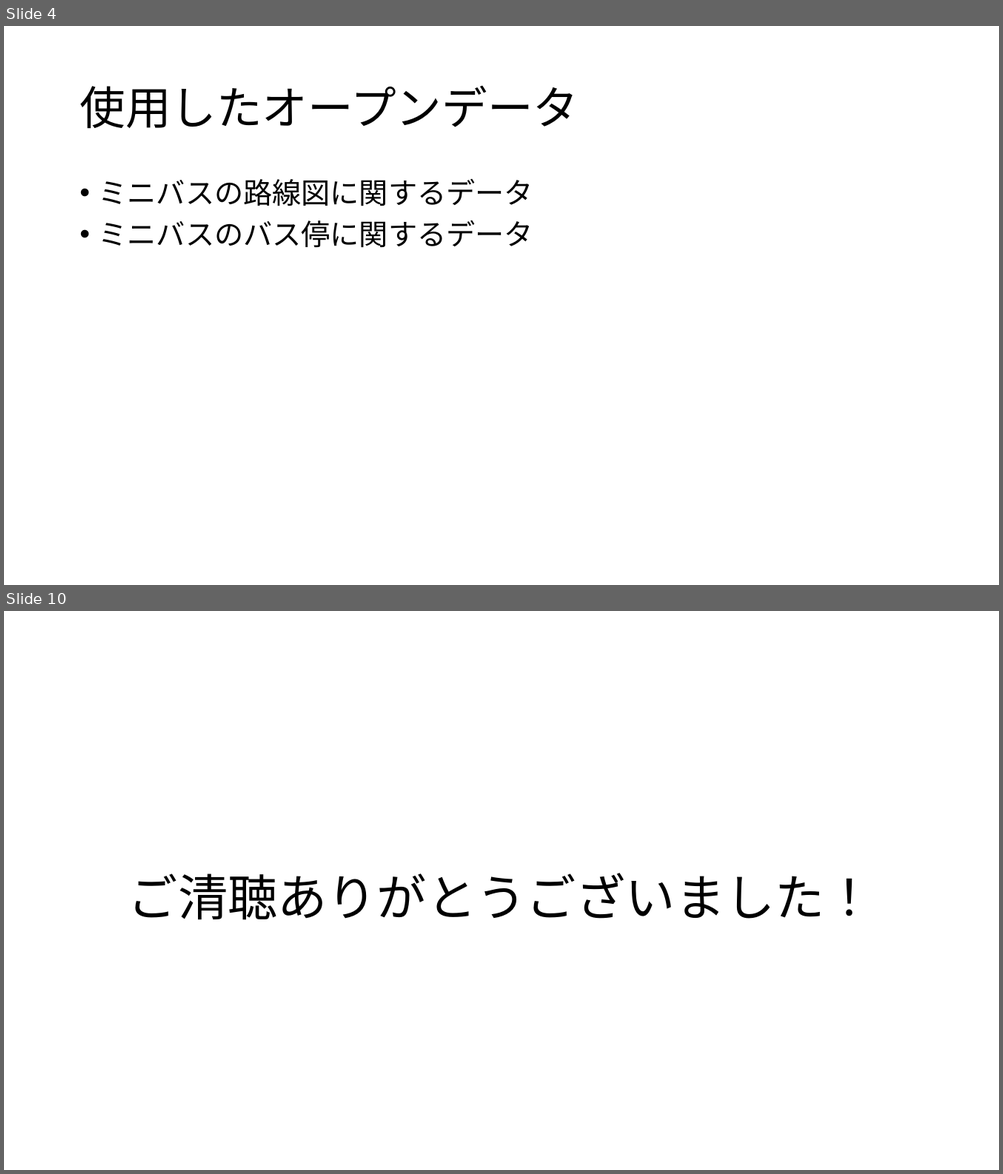
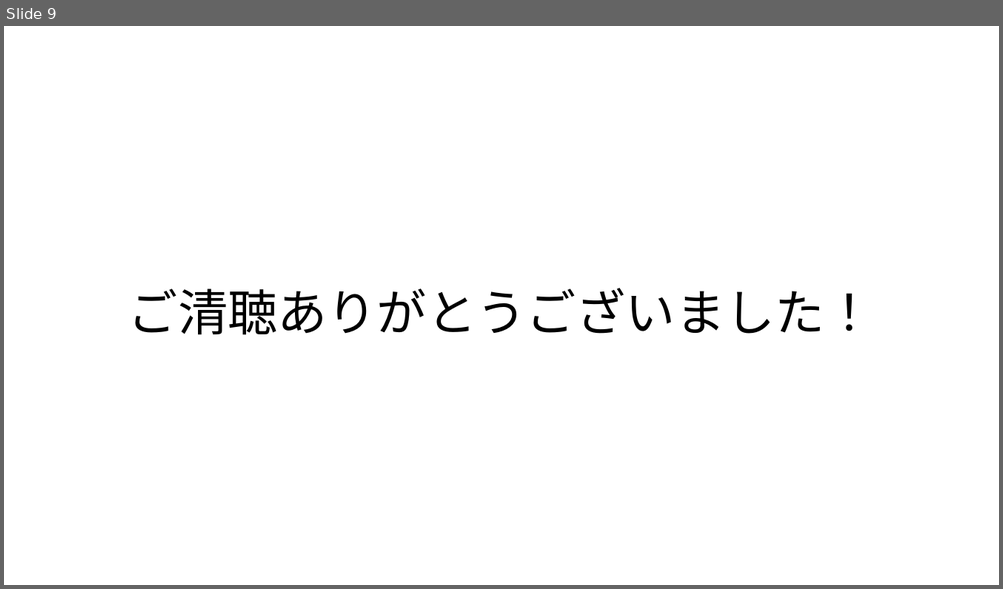
Before and after one commit to sfdn-class/HinoMiniBus, a slide deck: design/powerpoint/ミニバス旅.pptx. Shown one above the other, each under a label of ours: slides 4 and 10 before the commit, slide 9 after it; the slides between them are not shown. The pictures are 1003x1174 and 1003x589 pixels, drawn with LibreOffice and Linux fonts; fonts in the diff are those of the drawing. Boxes give left, top, right and bottom in pixels: in the first picture for what was removed or moved away, otherwise in the second. Text is boxed around its words. In the diff, an @@ line names an element or a change of style, - is before the commit and + after.

```diff
--- a/design/powerpoint/ミニバス旅.pptx
+++ b/design/powerpoint/ミニバス旅.pptx
@@ slide 4 removed at [4, 26, 999, 585], background #FFFFFF @@
@@ title removed at [79, 85, 578, 129] @@
-使用したオープンデータ
@@ text removed at [99, 178, 533, 248] @@
-• ミニバスの路線図に関するデータ
-• ミニバスのバス停に関するデータ
@@ what was slide 10 is now slide 9 @@
```
Also in this commit, not shown: 6 slides changed, 2 slides added, 2 other slides removed, 1 other file.
